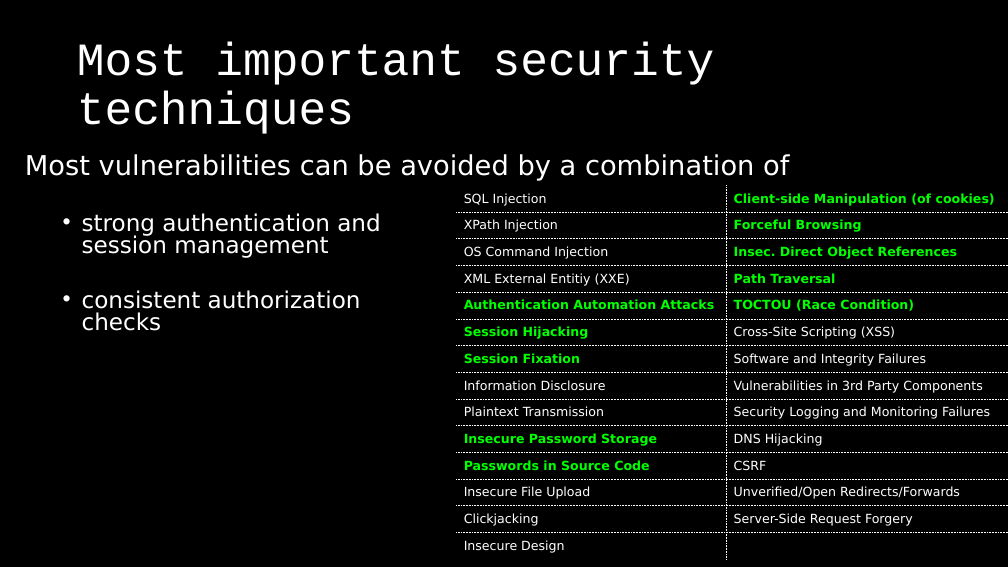
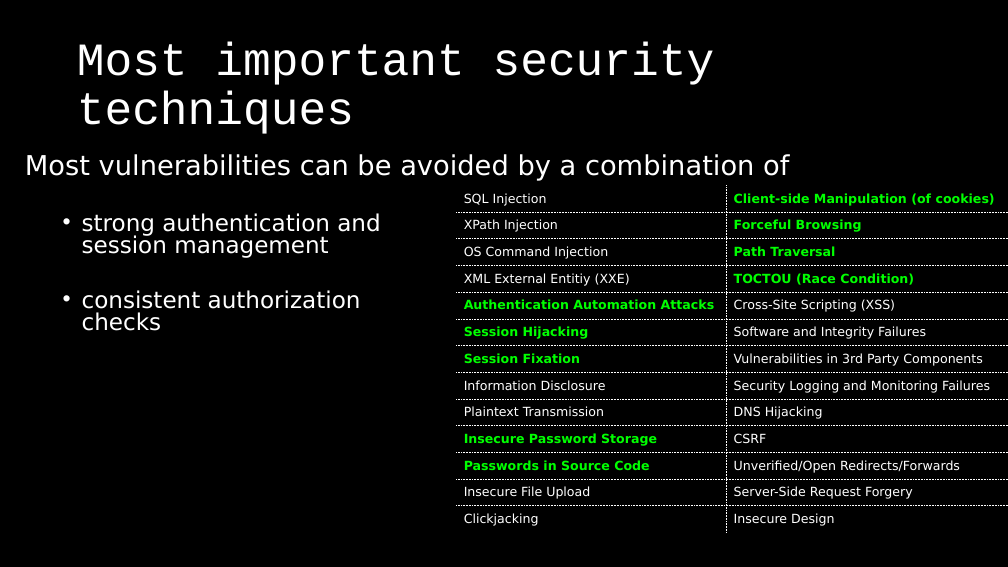
Before and after one commit to dschwarz91/websec-lecture, a slide deck: slide 9 of slides/9_Conclusions.pptx. Drawn at 1008x567 pixels with LibreOffice and Linux fonts; fonts in the diff are those of the drawing. Boxes give left, top, right and bottom in pixels: in the first picture for what was removed or moved away, otherwise in the second. Text is boxed around its words. In the diff, an @@ line names an element or a change of style, - is before the commit and + after.

```diff
--- a/slides/9_Conclusions.pptx
+++ b/slides/9_Conclusions.pptx
@@ table at box(456, 185, 1008, 537) @@
-row 3: OS Command Injection | Insec. Direct Object References
-row 4: XML External Entitiy (XXE) | Path Traversal
-row 5: Authentication Automation Attacks | TOCTOU (Race Condition)
-row 6: Session Hijacking | Cross-Site Scripting (XSS)
-row 7: Session Fixation | Software and Integrity Failures
-row 8: Information Disclosure | Vulnerabilities in 3rd Party Components
-row 9: Plaintext Transmission | Security Logging and Monitoring Failures
-row 10: Insecure Password Storage | DNS Hijacking
-row 11: Passwords in Source Code | CSRF
-row 12: Insecure File Upload | Unverified/Open Redirects/Forwards
-row 13: Clickjacking | Server-Side Request Forgery
-row 14: Insecure Design | 
+row 3: OS Command Injection | Path Traversal
+row 4: XML External Entitiy (XXE) | TOCTOU (Race Condition)
+row 5: Authentication Automation Attacks | Cross-Site Scripting (XSS)
+row 6: Session Hijacking | Software and Integrity Failures
+row 7: Session Fixation | Vulnerabilities in 3rd Party Components
+row 8: Information Disclosure | Security Logging and Monitoring Failures
+row 9: Plaintext Transmission | DNS Hijacking
+row 10: Insecure Password Storage | CSRF
+row 11: Passwords in Source Code | Unverified/Open Redirects/Forwards
+row 12: Insecure File Upload | Server-Side Request Forgery
+row 13: Clickjacking | Insecure Design
```
Also in this commit, not shown: 6 other slides changed, 3 other files.
